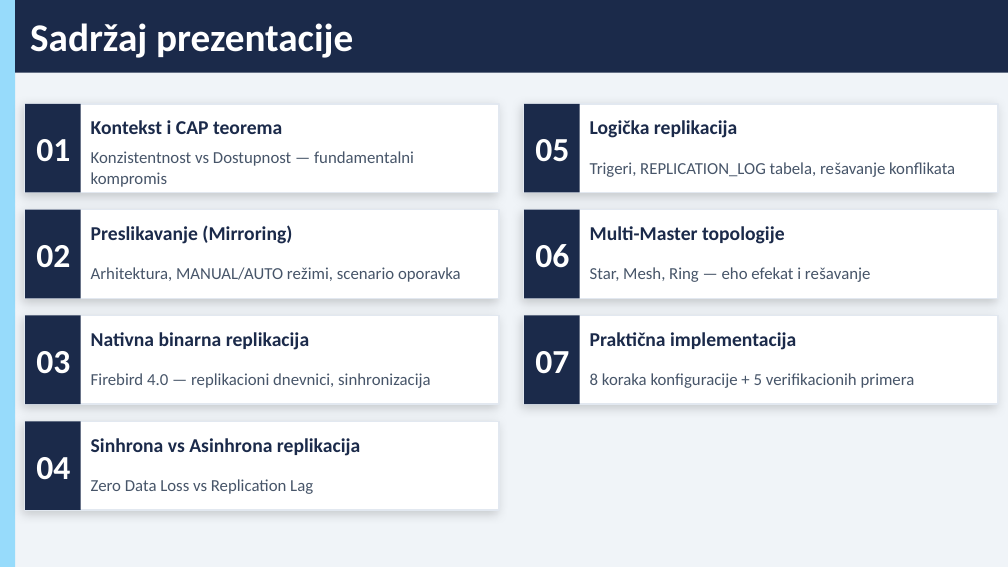
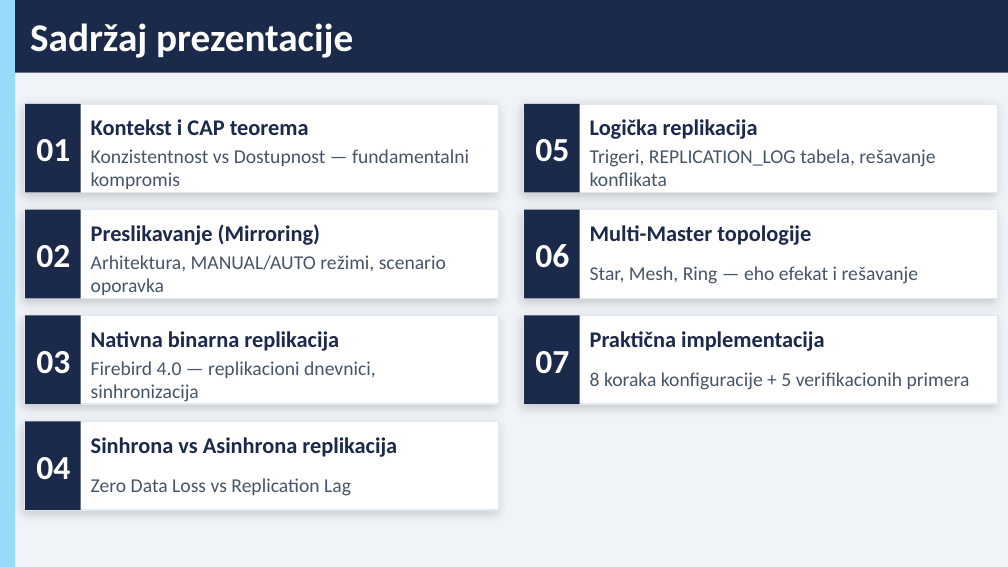
Before and after one commit to jefimija-stamenovic/subp, a slide deck: slide 2 of seminarski-3/Replikacija podataka (replication and mirroring) kod Firebird baze podataka.pptx. Drawn at 1008x567 pixels with LibreOffice and Linux fonts; fonts in the diff are those of the drawing. Boxes give left, top, right and bottom in pixels: in the first picture for what was removed or moved away, otherwise in the second. Text is boxed around its words. In the diff, an @@ line names an element or a change of style, - is before the commit and + after.

```diff
--- a/seminarski-3/Replikacija podataka (replication and mirroring) kod Firebird baze podataka.pptx
+++ b/seminarski-3/Replikacija podataka (replication and mirroring) kod Firebird baze podataka.pptx
@@ size 14 to 16 pt in 7 elements at (x1=91, y1=119, x2=309, y2=135), (x1=91, y1=224, x2=320, y2=245), (x1=91, y1=331, x2=339, y2=351), (x1=91, y1=437, x2=397, y2=457), (x1=590, y1=119, x2=758, y2=139), (x1=590, y1=225, x2=811, y2=245), (x1=590, y1=331, x2=825, y2=351) @@
@@ size 12 to 14 pt in 7 elements at (x1=91, y1=149, x2=469, y2=189), (x1=91, y1=255, x2=446, y2=295), (x1=91, y1=361, x2=376, y2=402), (x1=91, y1=478, x2=351, y2=496), (x1=590, y1=149, x2=935, y2=186), (x1=590, y1=266, x2=919, y2=284), (x1=590, y1=372, x2=970, y2=390) @@
```
Also in this commit, not shown: 3 other slides changed, 1 other file.
